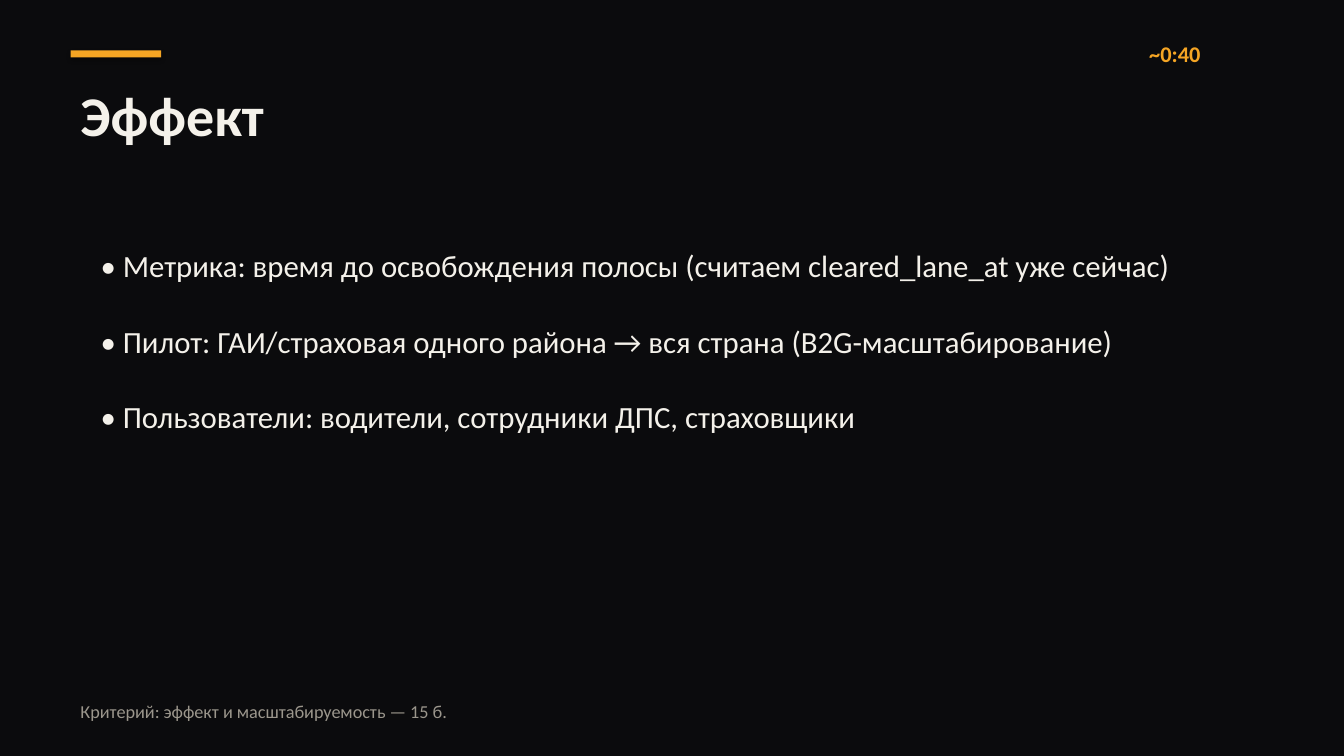
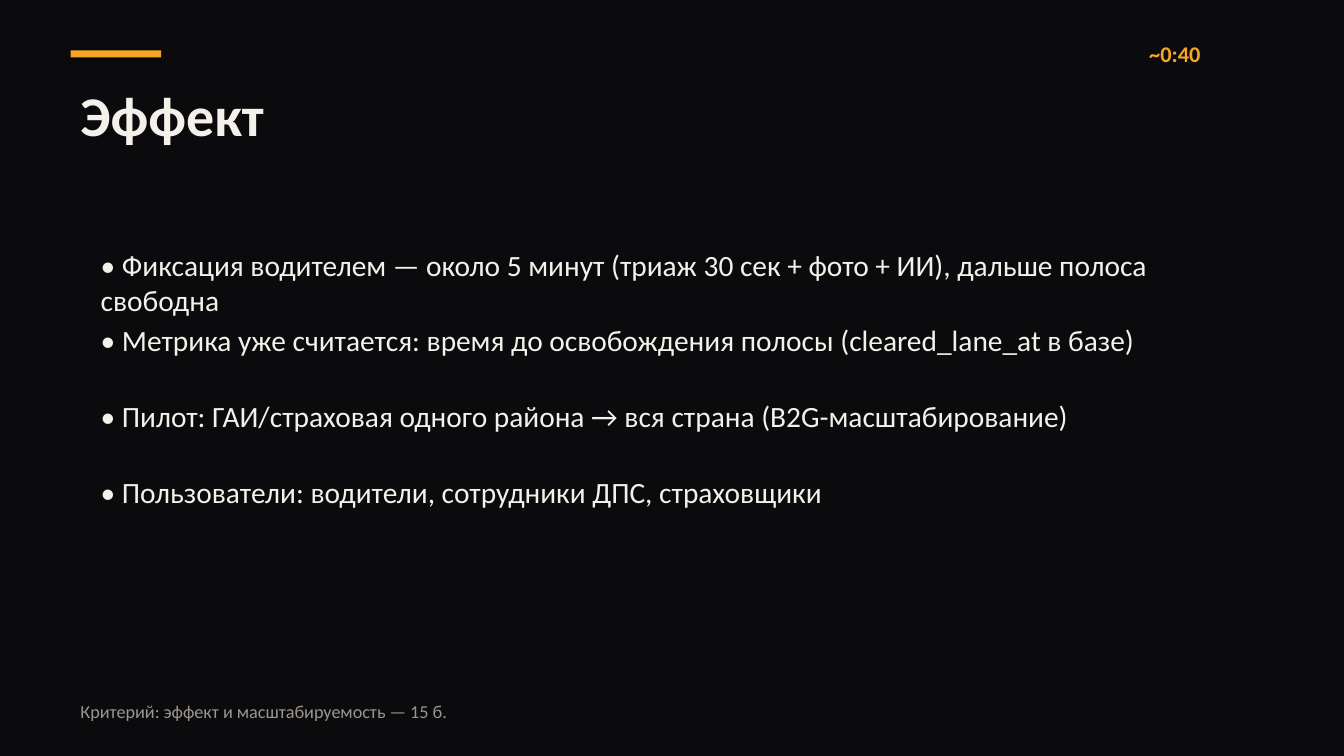
Before and after one commit to shokhruh123/yolguard, a slide deck: slide 7 of YoLGuard_Startup_Presentation.pptx. Drawn at 1344x756 pixels with LibreOffice and Linux fonts; fonts in the diff are those of the drawing. Boxes give left, top, right and bottom in pixels: in the first picture for what was removed or moved away, otherwise in the second. Text is boxed around its words. In the diff, an @@ line names an element or a change of style, - is before the commit and + after.

Commit message:
Pitch: 5-minute fixation effect bullet

```diff
--- a/YoLGuard_Startup_Presentation.pptx
+++ b/YoLGuard_Startup_Presentation.pptx
@@ text at bbox=[101, 254, 1146, 316]: text changed; size 22 to 21 pt @@
-• Метрика: время до освобождения полосы (считаем cleared_lane_at уже сейчас)
+• Фиксация водителем — около 5 минут (триаж 30 сек + фото + ИИ), дальше полоса свободна
@@ text added at bbox=[122, 329, 1134, 356], 21 pt, text #F4F1EA @@
+• Метрика уже считается: время до освобождения полосы (cleared_lane_at в базе)
@@ text "• Пилот: ГАИ/страховая одного района ...": place and size @@
-text "• Пилот: ГАИ/страховая одного района ..." at bbox=[123, 330, 1112, 358]
+text "• Пилот: ГАИ/страховая одного района ..." at bbox=[122, 405, 1067, 432]
@@ text "• Пилот: ГАИ/страховая одного района ..." at bbox=[122, 405, 1067, 432]: size 22 to 21 pt @@
@@ text "• Пользователи: водители, сотрудники ДПС, ...": place and size @@
-text "• Пользователи: водители, сотрудники ДПС, ..." at bbox=[123, 408, 855, 433]
+text "• Пользователи: водители, сотрудники ДПС, ..." at bbox=[122, 484, 822, 508]
@@ text "• Пользователи: водители, сотрудники ДПС, ..." at bbox=[122, 484, 822, 508]: size 22 to 21 pt @@
```
